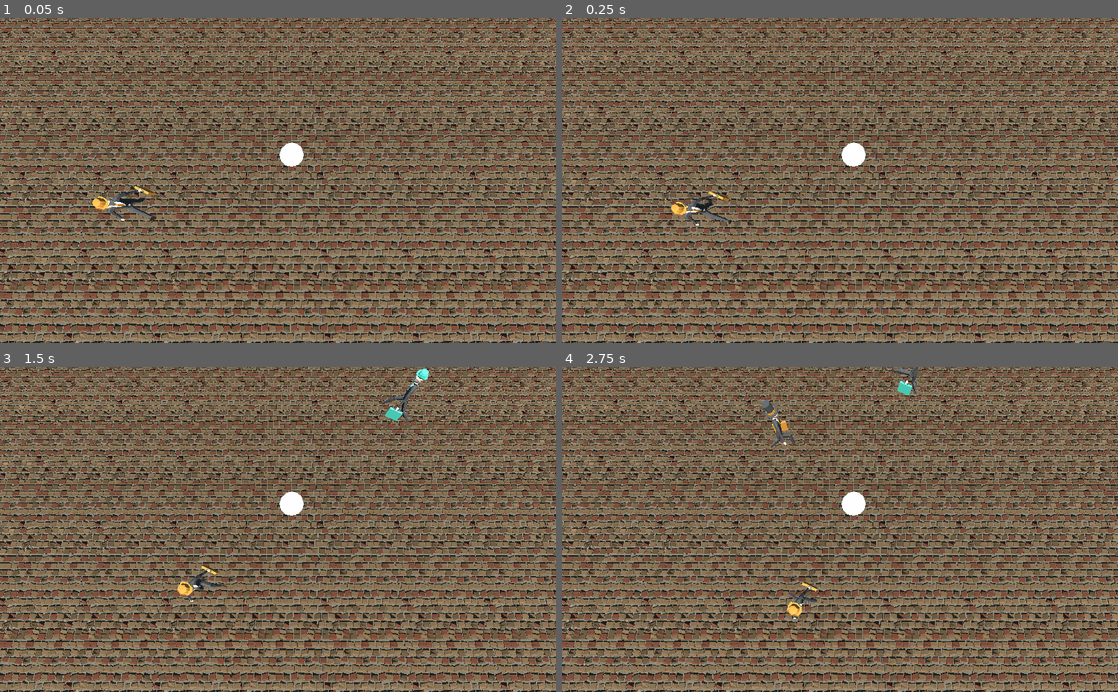
Above: before the commit, frames 1-4 (two rows, left to right).
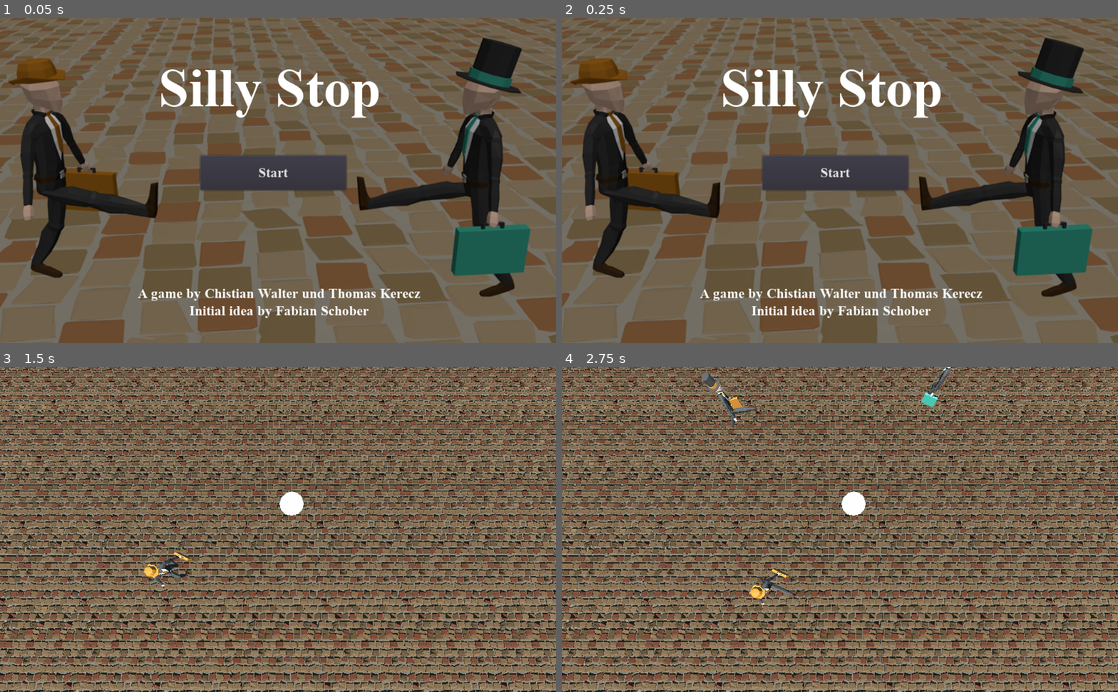
Above: after the commit, the same moments.

Repository: chrisworld/silly_stop
Game: Godot game, scene res://UI/StartScreen.tscn
Same seed, same stepped clock (60 frames per second), same inputs: the game is played once before the commit and once after it. Before the commit the project starts from res://world/world.tscn.
Inputs (mouse positions are in pixels of both pictures, inside the frame that each line leads up to):
- Up to frame 1 (0.05 s): no input
- Up to frame 2 (0.25 s): no input
- Up to frame 3 (1.5 s): click (272, 523) at 0.5 s, where only the run after the commit has a clickable "Start"; hold A (group1_action) from 1.28 s (still down); hold D (group2_action) from 1.28 s (still down)
- Up to frame 4 (2.75 s): release A (group1_action) at 2.03 s; release D (group2_action) at 2.03 s; tap D (group2_action) at 2.1 s

The runs differ from the first frame. In frame 1, 73% of the frame differs, in the area x 0-100%, y 0-100%; in frame 2, 73%; in frame 3, 0.9%; in frame 4, 1.5%.

Commit message:
collision animation

Diff:
--- a/UI/StartScreen.tscn
+++ b/UI/StartScreen.tscn
@@ -41,10 +41,10 @@
 margin_top = 479.561
 margin_right = 775.186
 margin_bottom = 569.561
-custom_fonts/font = SubResource( 1 )
+custom_fonts/font = SubResource( 2 )
 custom_colors/font_color = Color( 1, 1, 1, 1 )
 text = "A game by Chistian Walter und Thomas Kerecz
-Initial idea by Kruemelkatze"
+Initial idea by Fabian Schober"
 align = 1
 valign = 1
 __meta__ = {
--- a/models/man_v2/man_anim_v2_g1.tscn
+++ b/models/man_v2/man_anim_v2_g1.tscn
@@ -1,7 +1,8 @@
-[gd_scene load_steps=6 format=2]
+[gd_scene load_steps=7 format=2]
 
 [ext_resource path="res://models/man_v2/man_anim_v2.glb" type="PackedScene" id=1]
 [ext_resource path="res://models/man_v2/mat/group1.material" type="Material" id=2]
+[ext_resource path="res://objects/Dustcloud.tscn" type="PackedScene" id=3]
 
 [sub_resource type="AnimationNodeAnimation" id=1]
 animation = "ArmatureArmatureSillyWalk1ArmatureSillyWalk1"
@@ -216,3 +217,6 @@
 
 [node name="animation" type="AnimationPlayer" parent="." index="6"]
 anims/ArmatureArmatureSillyWalk1ArmatureSillyWalk1 = SubResource( 3 )
+
+[node name="Dustcloud" parent="." index="7" instance=ExtResource( 3 )]
+transform = Transform( 0.5, 0, 0, 0, 0.5, 0, 0, 0, 0.5, 0, 5.01891, 0 )
--- a/models/man_v2/man_anim_v2_g2.tscn
+++ b/models/man_v2/man_anim_v2_g2.tscn
@@ -1,7 +1,8 @@
-[gd_scene load_steps=6 format=2]
+[gd_scene load_steps=7 format=2]
 
 [ext_resource path="res://models/man_v2/man_anim_v2.glb" type="PackedScene" id=1]
 [ext_resource path="res://models/man_v2/mat/group2.material" type="Material" id=2]
+[ext_resource path="res://objects/Dustcloud.tscn" type="PackedScene" id=3]
 
 [sub_resource type="AnimationNodeAnimation" id=1]
 animation = "ArmatureArmatureSillyWalk1ArmatureSillyWalk1"
@@ -216,3 +217,6 @@
 
 [node name="animation" type="AnimationPlayer" parent="." index="6"]
 anims/ArmatureArmatureSillyWalk1ArmatureSillyWalk1 = SubResource( 3 )
+
+[node name="Dustcloud" parent="." index="7" instance=ExtResource( 3 )]
+transform = Transform( 0.5, 0, 0, 0, 0.5, 0, 0, 0, 0.5, 0, 4.86078, 0 )
--- a/models/man_v2/man_v2.gd
+++ b/models/man_v2/man_v2.gd
@@ -15,7 +15,6 @@
 
 # follow path flag
 var follow_path = true
-
 
 # init
 func init(_group_id, _path_id):
@@ -53,8 +52,12 @@
 	speed = max_speed
 
 
+
 # update
 func _process(delta):
+	if $DeathTimer.time_left != 0:
+		$actual_path/follower/Area/man_anim_v2/Armature/Skeleton/BowlerHat.translate(Vector3(0, delta * 10, 0))
+		$actual_path/follower/Area/man_anim_v2/Armature/Skeleton/Tophead.translate(Vector3(0, delta * 10, 0))
 
 	# update position on path
 	if follow_path:
@@ -75,6 +78,9 @@
 
 		# update on the path
 		var t = t0 + speed * delta
+
+
+
 
 		# end of path reached
 		if t >= 1:
@@ -106,6 +112,7 @@
 # something entered area
 func _on_Area_area_entered(area):
 
+	$actual_path/follower/Area/man_anim_v2/Dustcloud.restart()
 	# emit signal
 	emit_signal("collision_of_man")
 
--- a/project.godot
+++ b/project.godot
@@ -16,7 +16,7 @@
 [application]
 
 config/name="Silly Stop"
-run/main_scene="res://world/world.tscn"
+run/main_scene="res://UI/StartScreen.tscn"
 config/icon="res://icon.png"
 
 [input]
Not shown: 2 places in UI/StartScreen.tscn that only renumber resources
